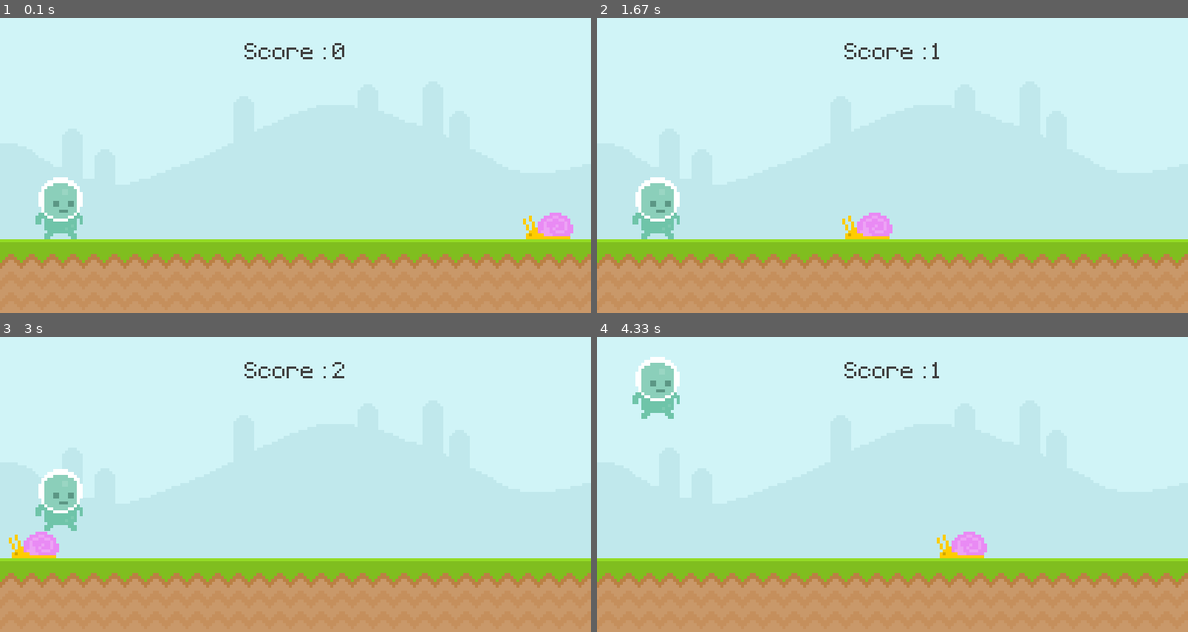
Above: before the commit, frames 1-4 (two rows, left to right).
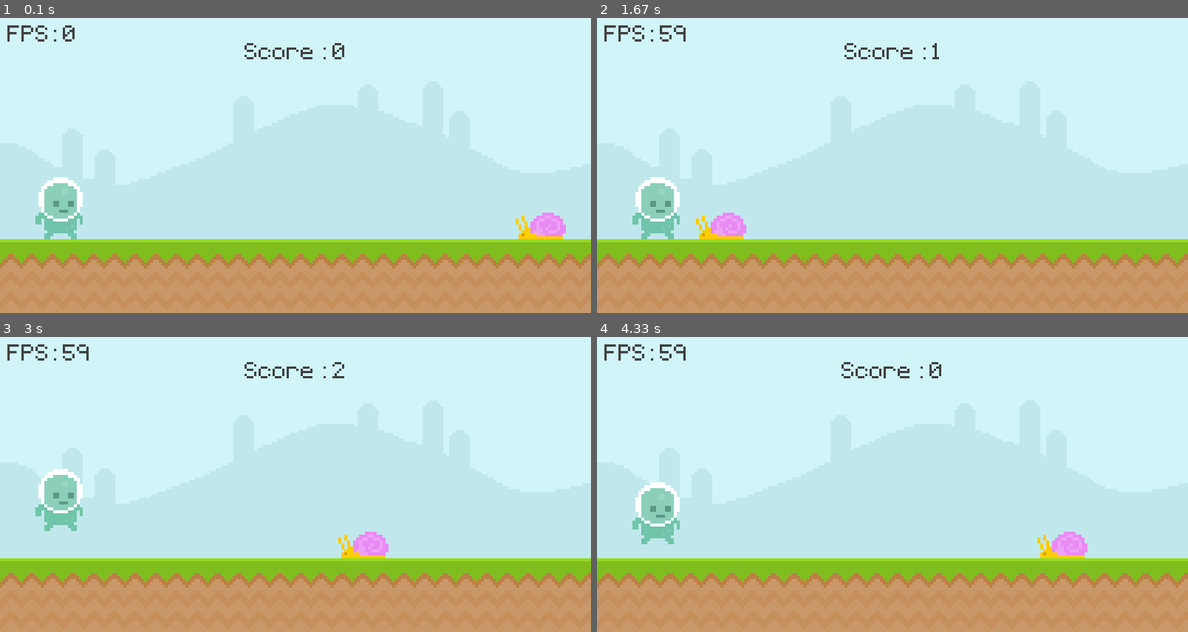
Above: after the commit, the same moments.

Repository: Subhro-ai/runner-pyGame
Game: pygame game, started from game.py
Same seed, same stepped clock (60 frames per second), same inputs: the game is played once before the commit and once after it.
Inputs (mouse positions are in pixels of both pictures, inside the frame that each line leads up to):
- Up to frame 1 (0.1 s): no input
- Up to frame 2 (1.67 s): click (656, 206) at 0.38 s
- Up to frame 3 (3 s): tap Space at 1.67, 2.07, 2.37, 2.9 s
- Up to frame 4 (4.33 s): tap Space at 3.2, 3.97, 4.3 s

The runs differ from the first frame. In frame 1, 0.7% of the frame differs, in the area x 1-97%, y 2-75%; in frame 2, 1.4%; in frame 3, 1.4%; in frame 4, 4.2%, in the area x 1-83%, y 2-75%.

Commit message:
Randomise speed of snail

Diff:
--- a/game.py
+++ b/game.py
@@ -1,4 +1,5 @@
 import pygame
+import random
 from sys import exit
 
 def display_score():
@@ -6,6 +7,19 @@
     score_surface = test_font.render(f'Score : {current_time}', False, (64,64,64))
     score_rect = score_surface.get_rect(center = (400,50))
     screen.blit(score_surface, score_rect)
+
+def draw_fps():
+    fps = int(clock.get_fps())
+
+    # Render the text
+    fps_text = test_font.render(f"FPS: {fps}", True, (64,64,64))
+
+    # Draw the text on the screen
+    screen.blit(fps_text, (10, 10))
+
+
+    pygame.display.update()
+    clock.tick(60)
 
 pygame.init()
 screen = pygame.display.set_mode((800,400))
@@ -21,8 +35,9 @@
 
 snail_surface = pygame.image.load('graphics/snail/snail1.png').convert_alpha()
 snail_rect = snail_surface.get_rect(bottomright = (800,300))
+snailSpeed = 6
 
-player_surf = pygame.image.load('I:\Python\PyGame\graphics\Player\player_walk_1.png').convert_alpha()
+player_surf = pygame.image.load('graphics/Player/player_walk_1.png').convert_alpha()
 player_rect = player_surf.get_rect(midbottom = (80,300))
 
 player_stand = pygame.image.load('graphics/Player/player_stand.png').convert_alpha()
@@ -30,6 +45,11 @@
 player_stand_rect = player_stand.get_rect(center = (400,200))
 
 start_time = 0
+
+def randomiseSpeed(x):
+    x = random.randint(6,20)
+    return x
+
 
 player_gravity = 0
 while True:
@@ -61,8 +81,10 @@
         # screen.blit(text_surface, text_rect)
         display_score()
         screen.blit(snail_surface,snail_rect)
-        if snail_rect.right < 0: snail_rect.right = 800
-        snail_rect.right -= 4
+        if snail_rect.right < 0:
+            snail_rect.right = 800
+            snailSpeed = randomiseSpeed(snailSpeed)
+        snail_rect.right -= snailSpeed
 
 
         #player
@@ -74,10 +96,8 @@
         if(player_rect.colliderect(snail_rect)):
             game_active = False
 
+        draw_fps()
+
     else:
         screen.fill((94,129,162))
         screen.blit(player_stand ,player_stand_rect)
-
-
-    pygame.display.update()
-    clock.tick(60)
